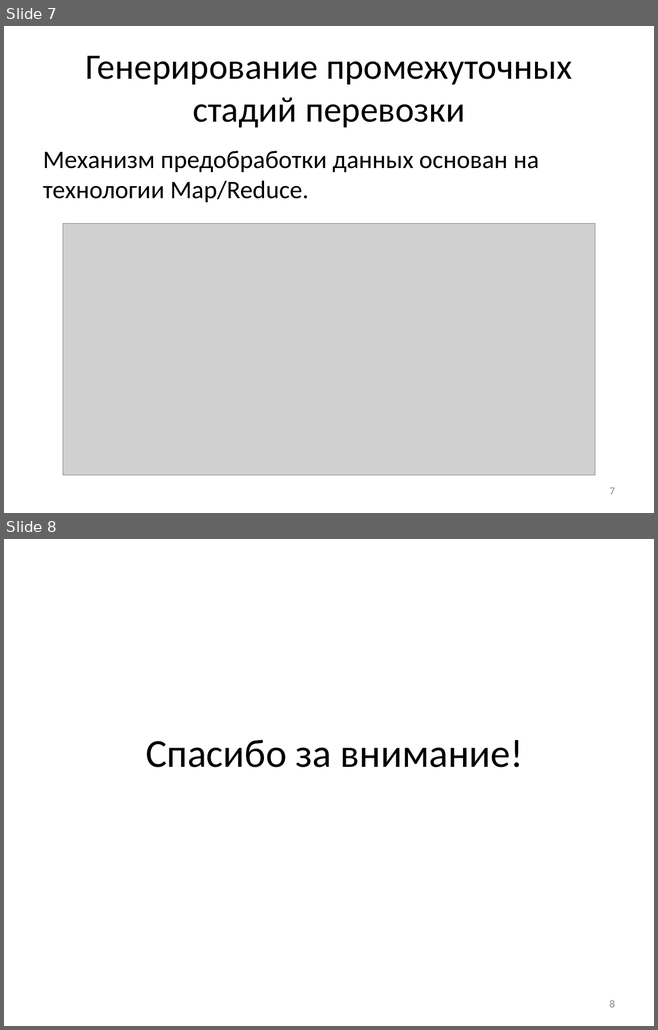
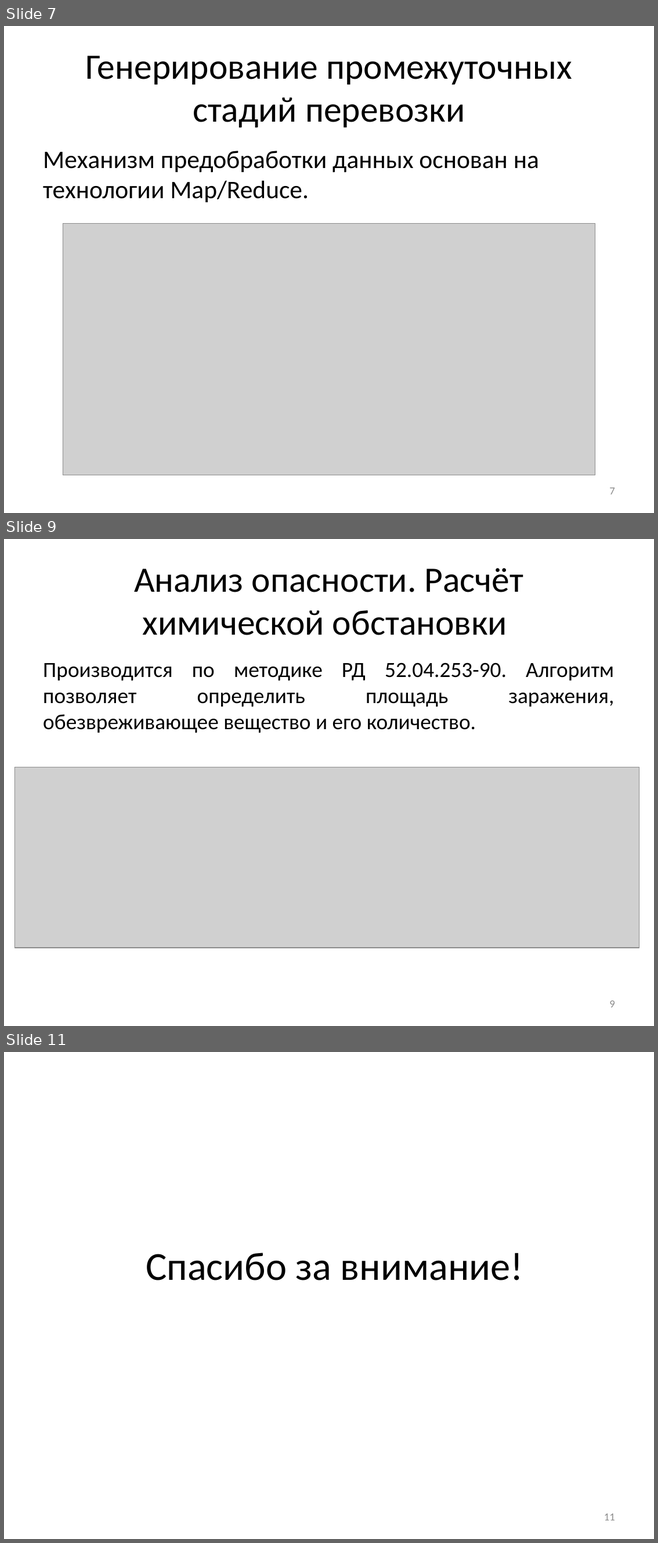
Before and after one commit to SanSanch5/BachelorDiplom, a slide deck: РПЗ/Презентация.pptx. Shown one above the other, each under a label of ours: slides 7 and 8 before the commit, slides 7, 9 and 11 after it; the slides between them are not shown. The pictures are 658x1030 and 658x1543 pixels, drawn with LibreOffice and Linux fonts; fonts in the diff are those of the drawing; grey boxes stand for pictures. Boxes give left, top, right and bottom in pixels: in the first picture for what was removed or moved away, otherwise in the second. Text is boxed around its words. In the diff, an @@ line names an element or a change of style, - is before the commit and + after.

```diff
--- a/РПЗ/Презентация.pptx
+++ b/РПЗ/Презентация.pptx
@@ slide 9 added at [4, 539, 654, 1026], background #FFFFFF @@
@@ title added at [134, 568, 523, 635], 39.6 pt, text #000000 @@
+Анализ опасности. Расчёт химической обстановки
@@ text added at [43, 663, 614, 733], 24 pt, text #000000 @@
+Производится по методике РД 52.04.253-90. Алгоритм позволяет определить площадь заражения, обезвреживающее вещество и его количество.
@@ picture added at [15, 767, 639, 947] @@
@@ page number added at [609, 1001, 614, 1008], 12 pt, text #8C8C8C @@
+9
@@ what was slide 8 is now slide 11 @@
@@ page number at [604, 1514, 615, 1521]: text changed @@
-8
+11
```
Also in this commit, not shown: 2 other slides added, 4 other files.
